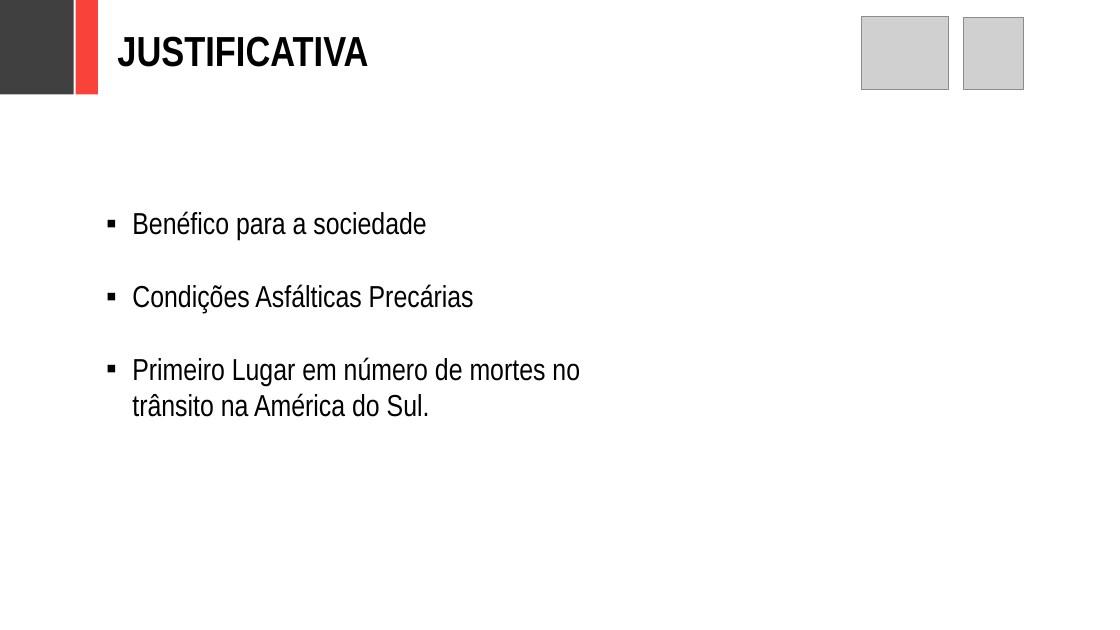
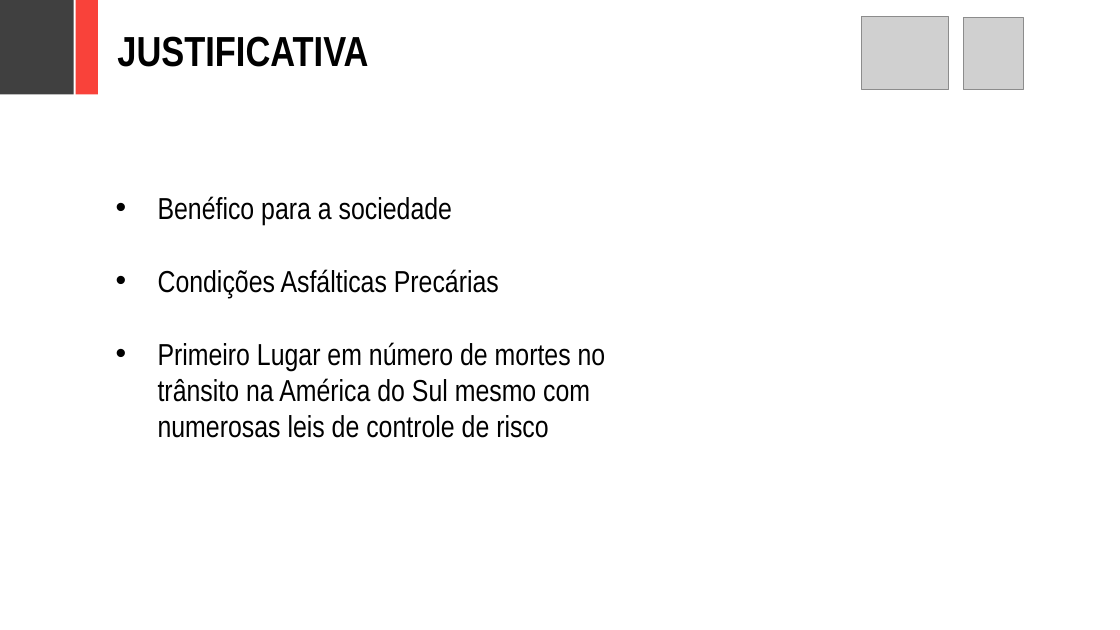
Before and after one commit to adornodev/TCC-Lunar, a slide deck: slide 4 of FinalCourseAssignment/Lunar.pptx. Drawn at 1120x630 pixels with LibreOffice and Linux fonts; fonts in the diff are those of the drawing; grey boxes stand for pictures. Boxes give left, top, right and bottom in pixels: in the first picture for what was removed or moved away, otherwise in the second. Text is boxed around its words. In the diff, an @@ line names an element or a change of style, - is before the commit and + after.

```diff
--- a/FinalCourseAssignment/Lunar.pptx
+++ b/FinalCourseAssignment/Lunar.pptx
@@ text "Benéfico para a sociedade" moved from (x1=132, y1=211, x2=580, y2=417) to (x1=158, y1=196, x2=606, y2=438) @@
@@ text at (x1=158, y1=196, x2=499, y2=297): bullet ▪ to • @@
@@ text at (x1=158, y1=342, x2=606, y2=438): text changed @@
-▪ Primeiro Lugar em número de mortes no trânsito na América do Sul.
+• Primeiro Lugar em número de mortes no trânsito na América do Sul mesmo com numerosas leis de controle de risco
```
Also in this commit, not shown: 18 other slides changed, 1 slide added, 4 slides removed, 2 other files.
